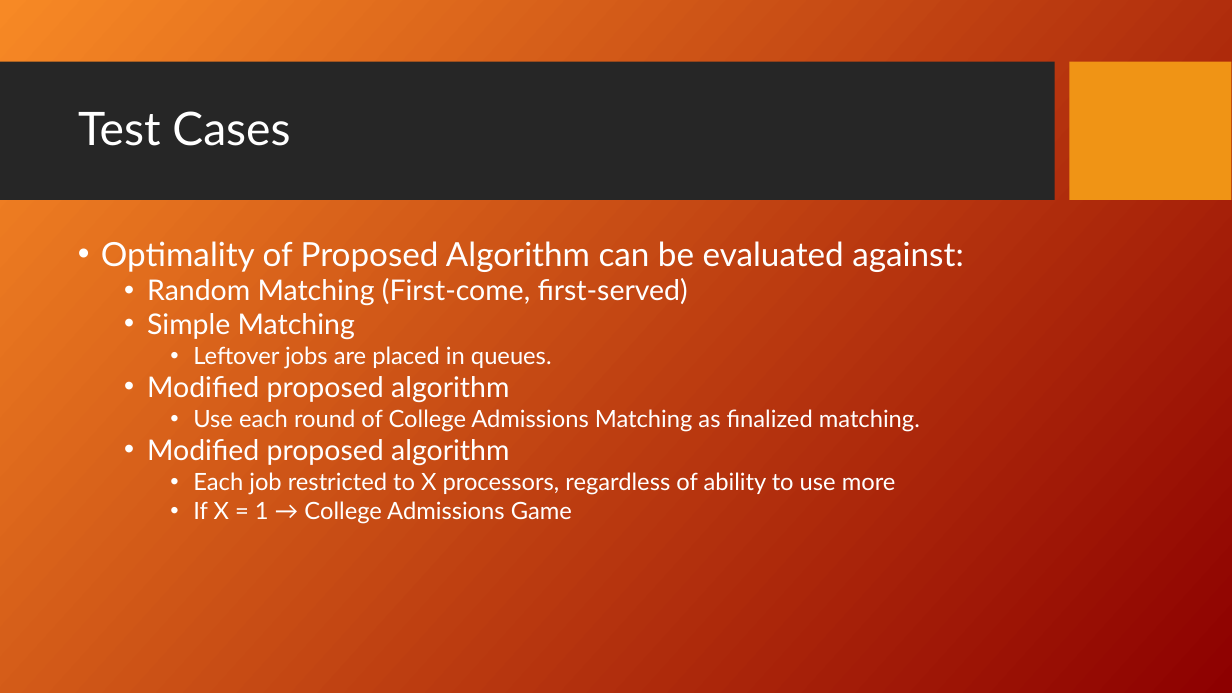
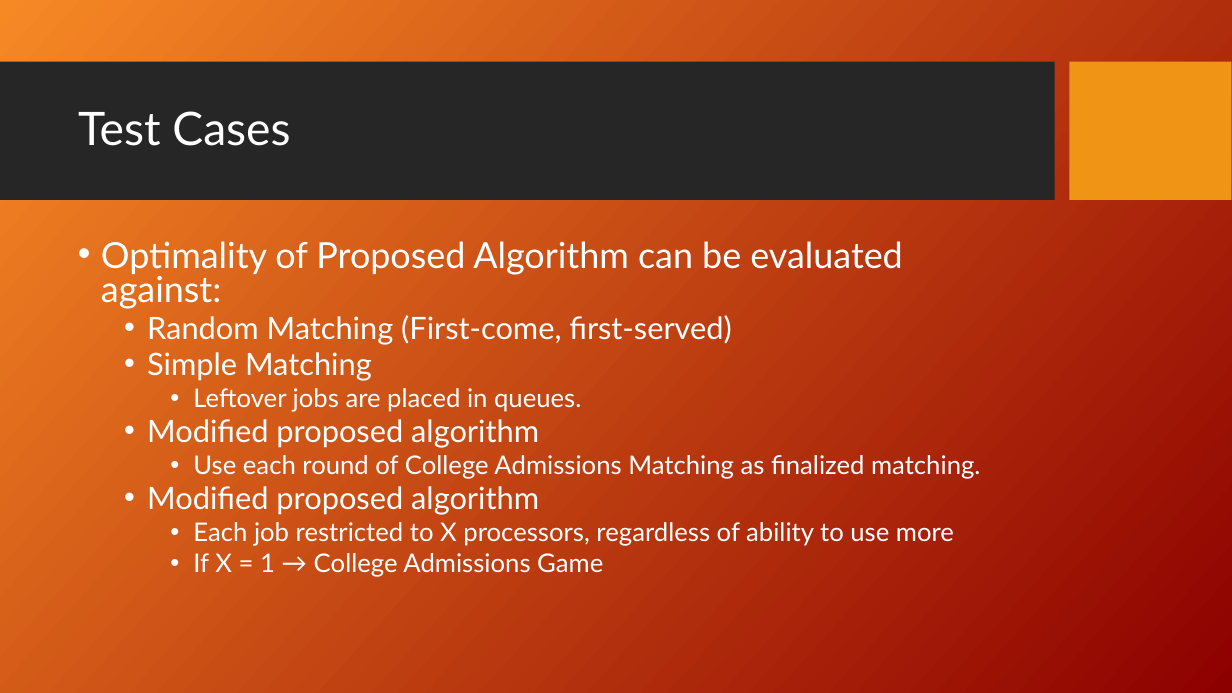
Before and after one commit to fmromano/GameTheoryProject, a slide deck: slide 9 of Paper/MatchingJobsPresentation_KH_FR_FinalV1.ppt. Drawn at 1232x693 pixels with LibreOffice and Linux fonts; fonts in the diff are those of the drawing; background and template pictures are left out. Boxes give left, top, right and bottom in pixels: in the first picture for what was removed or moved away, otherwise in the second. Text is boxed around its words. In the diff, an @@ line names an element or a change of style, - is before the commit and + after.

```diff
--- a/Paper/MatchingJobsPresentation_KH_FR_FinalV1.ppt
+++ b/Paper/MatchingJobsPresentation_KH_FR_FinalV1.ppt
@@ text "Optimality of Proposed Algorithm can ..." at [101,241,980,577]: size 25.9 to 28 pt in "Optimality of Proposed Algorithm can be evaluated ..."; size 22.2 to 24 pt in "Random Matching (First-come, first-served)", "Simple Matching", "Modified proposed algorithm", "Modified proposed algorithm"; size 18.5 to 20 pt in "Leftover jobs are placed in queues.", "Use each round of College Admissions Matching ...", "Each job restricted to X processors, regardless ...", "If X = 1 → College Admissions ..." @@
```
Also in this commit, not shown: 3 other slides changed, 1 other file.
